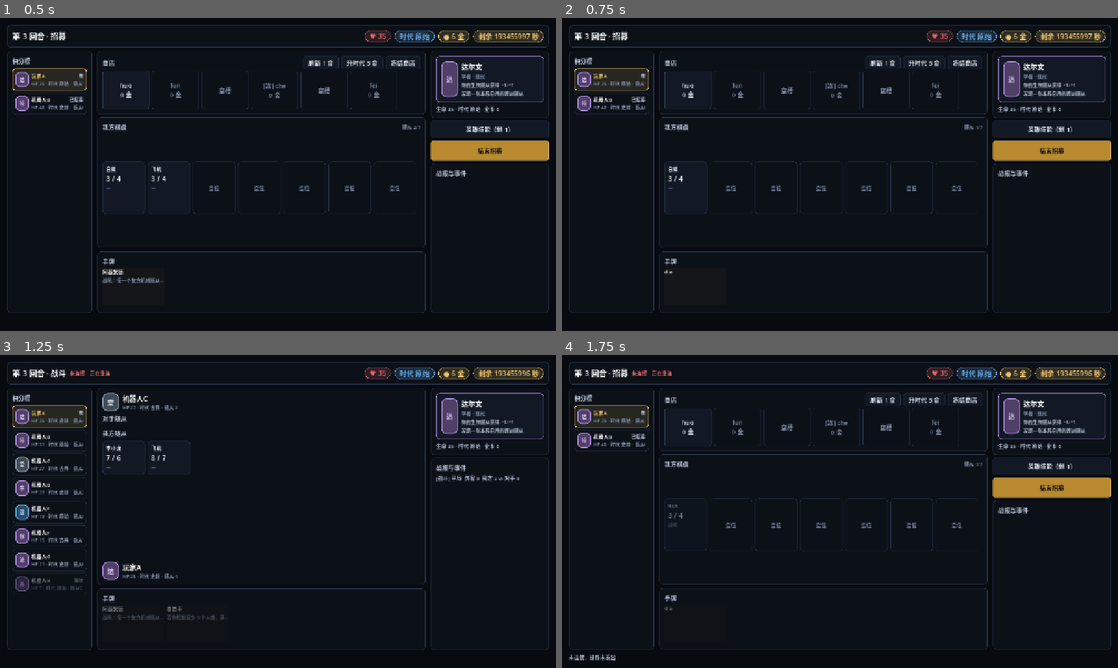
Above: before the commit, frames 1-4 (two rows, left to right).
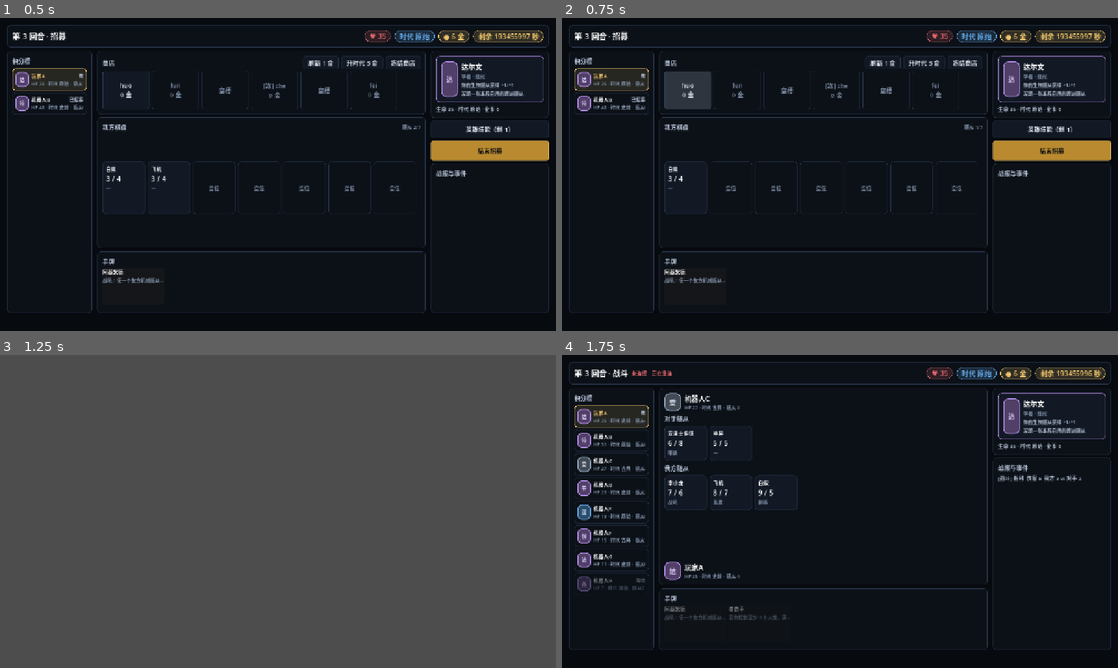
Above: after the commit, the same moments.

Repository: gaoddy/civilization
Game: Godot game, scene res://tests/ui_smoke.tscn
Same seed, same stepped clock (60 frames per second), same inputs: the game is played once before the commit and once after it. This scene is started directly instead of the project's main scene.
Inputs (mouse positions are in pixels of both pictures, inside the frame that each line leads up to):
- Up to frame 1 (0.5 s): no input
- Up to frame 2 (0.75 s): click "huo 0 金" at 0.5 s
- Up to frame 3 (1.25 s): no input
- Up to frame 4 (1.75 s): drag from (684, 458) to (895, 442) at 1.27 s

Frame 1 is identical in both runs. In frame 2, 1.1% of the frame differs, in the area x 18-30%, y 17-85%; in frame 3, 99%, in the area x 0-100%, y 0-100%; in frame 4, 6.8%.

Commit message:
fix: 手牌拖放落点被 STOP 控件截断，机器人预填效果牌目标
客户端：空位（EmptySlot）、棋盘随从卡（BoardCard）、商店槽位与标题按钮
默认 MOUSE_FILTER_STOP，Godot 在「不接收数据且 STOP」的控件上中止拖放
冒泡，BoardDrop / SellDrop 收不到落点，手牌拖到棋盘无法放置、棋盘卡拖到
商店无法出售。改为空位 IGNORE、棋盘卡与商店按钮 PASS，保留点击与拖拽
起手，同时把落点交给父级。

机器人：出牌时读手牌视图 requiresTarget，棋盘非空则预填己方第一个随从，
避免每张效果牌都先被 NO_VALID_TARGET 拒绝再补选重发；棋盘为空时不填。

测试：新增真实鼠标事件拖拽用例（空位、随从卡、商店出售）与 brain 目标
预填用例；回写 client / room-service / rule-engine-and-simulator 文档。

Co-Authored-By: Claude Code <noreply@anthropic.com>

Diff:
--- a/client/scenes/board_card.gd
+++ b/client/scenes/board_card.gd
@@ -13,6 +13,13 @@
 var drag_allowed := false
 
 
+func _ready() -> void:
+    # PanelContainer 默认 STOP：拖放冒泡遇到 STOP 且本控件不接收数据就会中止，
+    # 父级棋盘容器再也收不到落点。PASS 既保留本卡的拖拽起手与悬停详情，
+    # 又让落点继续交给父级判定。
+    mouse_filter = Control.MOUSE_FILTER_PASS
+
+
 func _get_drag_data(_at_position: Vector2) -> Variant:
     if not drag_allowed or payload.is_empty():
         return null
--- a/client/scenes/game.gd
+++ b/client/scenes/game.gd
@@ -250,21 +250,25 @@
     _sell_hint.visible = false
     shop_head.add_child(_sell_hint)
     var shop_spacer := Control.new()
+    shop_spacer.mouse_filter = Control.MOUSE_FILTER_IGNORE
     shop_spacer.size_flags_horizontal = Control.SIZE_EXPAND_FILL
     shop_head.add_child(shop_spacer)
 
     _reroll_button = UI.styled_button("刷新", "default", 28)
     _reroll_button.name = "RerollButton"
+    _reroll_button.mouse_filter = Control.MOUSE_FILTER_PASS
     _reroll_button.pressed.connect(_on_reroll)
     shop_head.add_child(_reroll_button)
 
     _upgrade_button = UI.styled_button("升时代", "default", 28)
     _upgrade_button.name = "UpgradeButton"
+    _upgrade_button.mouse_filter = Control.MOUSE_FILTER_PASS
     _upgrade_button.pressed.connect(_on_upgrade)
     shop_head.add_child(_upgrade_button)
 
     _freeze_button = UI.styled_button("冻结商店", "default", 28)
     _freeze_button.name = "FreezeButton"
+    _freeze_button.mouse_filter = Control.MOUSE_FILTER_PASS
     _freeze_button.pressed.connect(_on_freeze)
     shop_head.add_child(_freeze_button)
     shop_box.add_child(shop_head)
@@ -601,6 +605,9 @@
 func _empty_slot() -> PanelContainer:
     var panel := UI.card_panel("empty")
     panel.name = "EmptySlot"
+    # PanelContainer 默认 STOP，会截断 Godot 的拖放冒泡（STOP 且不接收即中止），
+    # 让棋盘容器收不到落点；空位本身不交互，直接放行。
+    panel.mouse_filter = Control.MOUSE_FILTER_IGNORE
     panel.custom_minimum_size = Vector2(UITheme.metric("minion-card-width"), UITheme.metric("minion-card-height"))
     var hint := UI.empty_hint("空位")
     hint.vertical_alignment = VERTICAL_ALIGNMENT_CENTER
@@ -691,6 +698,9 @@
         var card_id := _optional_text(slot.get("cardId"))
         var button := UI.styled_button("", "slot", UITheme.metric("shop-card-height"))
         button.name = "ShopSlot%d" % index
+        # Button 默认 STOP：棋盘卡拖到槽位上时，拖放冒泡会在这里中止，商店面板
+        # 收不到出售落点。PASS 保留点击，同时让落点继续交给父级商店面板。
+        button.mouse_filter = Control.MOUSE_FILTER_PASS
         button.custom_minimum_size = Vector2(UITheme.metric("shop-card-width"), UITheme.metric("shop-card-height"))
         if card_id == "":
             button.text = "空槽"
--- a/client/tests/ui_smoke.gd
+++ b/client/tests/ui_smoke.gd
@@ -22,6 +22,9 @@
     await _check_combat_layout()
     await _check_hand_drag_emits_position()
     await _check_hand_drag_cursor_rule()
+    await _check_hand_drag_drops_on_empty_slot()
+    await _check_hand_drag_drops_on_minion_card()
+    await _check_board_drag_sells_over_shop_slot()
     await _check_board_drag_reorders()
     await _check_board_sell_drop()
     await _check_drag_rejected_for_target_effect_on_blank()
@@ -75,6 +78,39 @@
     var event := InputEventMouseMotion.new()
     event.position = canvas_point
     event.global_position = canvas_point
+    instance.get_viewport().push_input(event, true)
+    await get_tree().process_frame
+
+
+## 按住左键的鼠标移动；`relative` 用于累计拖拽阈值。
+func _push_motion_held(instance: Node, canvas_point: Vector2, relative: Vector2) -> void:
+    var event := InputEventMouseMotion.new()
+    event.position = canvas_point
+    event.global_position = canvas_point
+    event.relative = relative
+    event.button_mask = MOUSE_BUTTON_MASK_LEFT
+    instance.get_viewport().push_input(event, true)
+    await get_tree().process_frame
+
+
+## 真实鼠标拖拽：按下起手、越过阈值、移动到落点、松手。
+func _real_drag(instance: Node, start: Vector2, target: Vector2) -> void:
+    await _push_motion(instance, start)
+    await _push_button(instance, start, true)
+    await _push_motion_held(instance, start + Vector2(24, 0), Vector2(24, 0))
+    await _push_motion_held(instance, target, target - start - Vector2(24, 0))
+    await _push_button(instance, target, false)
+    await get_tree().process_frame
+
+
+## 画布坐标处的鼠标按下/松开事件。
+func _push_button(instance: Node, canvas_point: Vector2, pressed: bool) -> void:
+    var event := InputEventMouseButton.new()
+    event.button_index = MOUSE_BUTTON_LEFT
+    event.pressed = pressed
+    event.position = canvas_point
+    event.global_position = canvas_point
+    event.button_mask = MOUSE_BUTTON_MASK_LEFT if pressed else 0
     instance.get_viewport().push_input(event, true)
     await get_tree().process_frame
 
@@ -889,6 +925,148 @@
     GameStore.turn = 1
 
 
+## 真实鼠标事件走完「手牌拖到棋盘空位」：引擎的命中判定必须把落点交给 BoardDrop。
+func _check_hand_drag_drops_on_empty_slot() -> void:
+    GameStore.player_id = "p0"
+    GameStore.phase = "Recruit"
+    GameStore.turn = 3
+    GameStore.deadline = "2030-01-01T00:00:00Z"
+    _fake_connect()
+    var view: Dictionary = FixtureScript.view()
+    view["self"]["board"] = [FixtureScript.board_minion("mi_1", "baiyi", 0)]
+    view["self"]["hand"] = [FixtureScript.hand("archimedes", false)]
+    view["self"]["affordances"]["handCards"] = [
+        {"index": 0, "playable": true, "disabledReason": null},
+    ]
+    GameStore.view = view
+    var instance := await _check_scene("res://scenes/game.tscn", false)
+    if instance == null:
+        return
+    var board_row = instance.find_child("BoardRow", true, false)
+    var hand_card = instance.find_child("HandCard0", true, false)
+    var empty_slot: Control = null
+    if board_row != null:
+        for child in board_row.get_children():
+            if child is Control and child.name == "EmptySlot":
+                empty_slot = child
+                break
+    _expect(hand_card != null and bool(hand_card.drag_allowed), "手牌应允许拖拽")
+    _expect(empty_slot != null, "棋盘应渲染空位")
+    if hand_card != null and empty_slot != null:
+        var captured: Array = []
+        instance.intent_sent.connect(func(intent: Dictionary) -> void: captured.append(intent))
+        var start: Vector2 = hand_card.get_global_rect().get_center()
+        var target: Vector2 = empty_slot.get_global_rect().get_center()
+        await _push_motion(instance, start)
+        await _push_button(instance, start, true)
+        await _push_motion_held(instance, start + Vector2(24, 0), Vector2(24, 0))
+        await _push_motion_held(instance, target, target - start - Vector2(24, 0))
+        var viewport = instance.get_viewport()
+        _expect(viewport.gui_is_dragging(), "超过拖拽阈值后应进入拖拽状态")
+        await _push_button(instance, target, false)
+        await get_tree().process_frame
+        _expect(captured.size() == 1, "手牌落在空位应产生一条出牌意图，实际 %d" % captured.size())
+        if captured.size() == 1:
+            var intent: Dictionary = captured[0]
+            _expect(str(intent.get("kind", "")) == Protocol.INTENT_PLAY_CARD, "落点意图应为出牌")
+            _expect(int(intent.get("handIndex", -1)) == 0, "出牌意图应带手牌下标 0")
+            _expect(intent.has("position"), "随从牌落点应带 position")
+        if viewport.gui_is_dragging():
+            viewport.gui_cancel_drag()
+    instance.queue_free()
+    await get_tree().process_frame
+    _fake_disconnect()
+    GameStore.view = {}
+    GameStore.turn = 1
+
+
+## 手牌拖到已有随从卡上：引擎命中判定同样要放行，落点取该卡下标。
+func _check_hand_drag_drops_on_minion_card() -> void:
+    GameStore.player_id = "p0"
+    GameStore.phase = "Recruit"
+    GameStore.turn = 3
+    GameStore.deadline = "2030-01-01T00:00:00Z"
+    _fake_connect()
+    var view: Dictionary = FixtureScript.view()
+    view["self"]["board"] = [FixtureScript.board_minion("mi_1", "baiyi", 0)]
+    view["self"]["hand"] = [FixtureScript.hand("archimedes", false)]
+    view["self"]["affordances"]["handCards"] = [
+        {"index": 0, "playable": true, "disabledReason": null},
+    ]
+    GameStore.view = view
+    var instance := await _check_scene("res://scenes/game.tscn", false)
+    if instance == null:
+        return
+    var hand_card = instance.find_child("HandCard0", true, false)
+    var minion_card = instance.find_child("BoardMinion0", true, false)
+    _expect(hand_card != null and minion_card != null, "场景应渲染手牌与棋盘随从卡")
+    if hand_card != null and minion_card != null:
+        var captured: Array = []
+        instance.intent_sent.connect(func(intent: Dictionary) -> void: captured.append(intent))
+        await _real_drag(
+            instance,
+            hand_card.get_global_rect().get_center(),
+            minion_card.get_global_rect().get_center()
+        )
+        _expect(captured.size() == 1, "手牌落在随从卡上应产生一条出牌意图，实际 %d" % captured.size())
+        if captured.size() == 1:
+            var intent: Dictionary = captured[0]
+            _expect(str(intent.get("kind", "")) == Protocol.INTENT_PLAY_CARD, "落点意图应为出牌")
+            _expect(int(intent.get("position", -1)) == 0, "落在首张卡上应插到下标 0，实际 %s" % [intent])
+        var viewport = instance.get_viewport()
+        if viewport != null and viewport.gui_is_dragging():
+            viewport.gui_cancel_drag()
+    instance.queue_free()
+    await get_tree().process_frame
+    _fake_disconnect()
+    GameStore.view = {}
+    GameStore.turn = 1
+
+
+## 棋盘卡拖到商店槽位按钮上松手：出售落点必须越过槽位按钮交给商店面板。
+func _check_board_drag_sells_over_shop_slot() -> void:
+    GameStore.player_id = "p0"
+    GameStore.phase = "Recruit"
+    GameStore.turn = 3
+    GameStore.deadline = "2030-01-01T00:00:00Z"
+    _fake_connect()
+    var view: Dictionary = FixtureScript.view()
+    view["self"]["board"] = [FixtureScript.board_minion("mi_1", "baiyi", 0)]
+    view["self"]["affordances"]["boardMinions"] = [
+        {"index": 0, "sellable": true, "disabledReason": null},
+    ]
+    GameStore.view = view
+    var instance := await _check_scene("res://scenes/game.tscn", false)
+    if instance == null:
+        return
+    var card = instance.find_child("BoardMinion0", true, false)
+    var shop_slot = instance.find_child("ShopSlot0", true, false)
+    _expect(card is BoardCard and shop_slot != null, "场景应渲染棋盘随从卡与商店槽位")
+    if card is BoardCard and shop_slot is Control:
+        var captured: Array = []
+        instance.intent_sent.connect(func(intent: Dictionary) -> void: captured.append(intent))
+        # 用引擎的 force_drag 起手，再用真实鼠标事件移动与松手。
+        card.force_drag(card.payload.duplicate(), Control.new())
+        await get_tree().process_frame
+        var target: Vector2 = shop_slot.get_global_rect().get_center()
+        await _push_motion_held(instance, target, target - card.get_global_rect().get_center())
+        await _push_button(instance, target, false)
+        await get_tree().process_frame
+        _expect(captured.size() == 1, "拖到商店槽位上松手应产生一条出售意图，实际 %d" % captured.size())
+        if captured.size() == 1:
+            var intent: Dictionary = captured[0]
+            _expect(str(intent.get("kind", "")) == Protocol.INTENT_SELL_MINION, "落点意图应为出售")
+            _expect(str(intent.get("minionId", "")) == "mi_1", "出售意图应带随从 id")
+        var viewport = instance.get_viewport()
+        if viewport != null and viewport.gui_is_dragging():
+            viewport.gui_cancel_drag()
+    instance.queue_free()
+    await get_tree().process_frame
+    _fake_disconnect()
+    GameStore.view = {}
+    GameStore.turn = 1
+
+
 ## 棋盘卡拖拽换位：拖起后隐藏原卡，拖到末尾松手发出「移除后插入下标」意图。
 func _check_board_drag_reorders() -> void:
     GameStore.player_id = "p0"
Not shown, changed: docs/current/technical/client.md
Not shown, changed: docs/current/technical/room-service.md
Not shown, changed: docs/current/technical/rule-engine-and-simulator.md
Not shown, changed: server/crates/sim/src/bot/brain.rs
Not shown, changed: server/crates/sim/tests/sim_bot.rs
